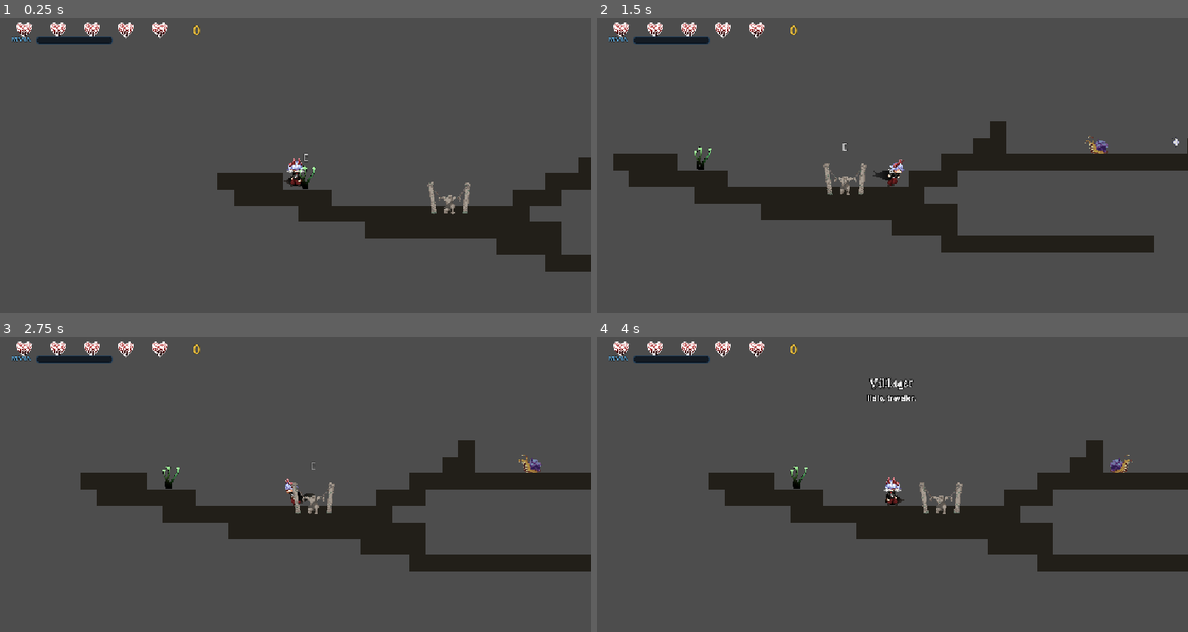
Above: before the commit, frames 1-4 (two rows, left to right).
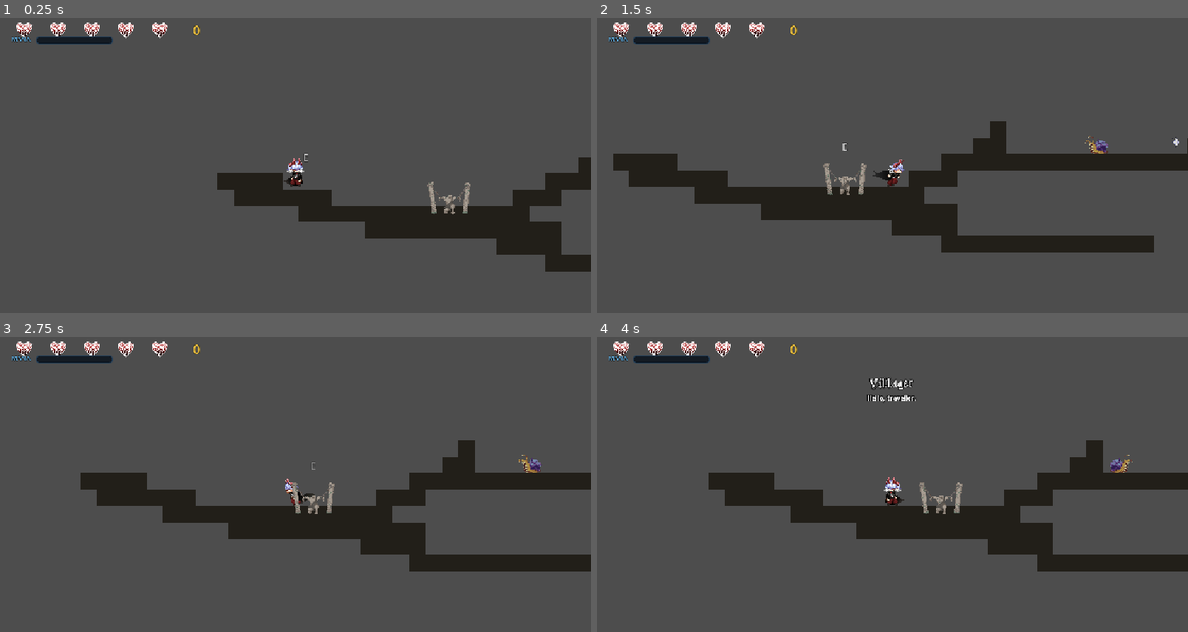
Above: after the commit, the same moments.

Repository: prayaashh/Gameeee
Game: Godot game, scene res://scenes/rooms/game.tscn
The game is run twice, just before and just after one commit, with the same random seed, the same clock (stepped at 60 frames per second) and the same inputs. This scene is started directly instead of the project's main scene.
Inputs:
- Up to frame 1 (0.25 s): no input
- Up to frame 2 (1.5 s): hold Space (attack) 0.53-1.28 s; hold Right (move_right) from 0.53 s (still down); tap Up (jump) at 0.77 s; tap D (dash) at 1.35 s
- Up to frame 3 (2.75 s): tap Up (jump) at 1.52 s; release Right (move_right) at 2.03 s; hold Left (move_left) from 2.03 s (still down); hold R (heal) from 2.03 s (still down)
- Up to frame 4 (4 s): keep holding Left (move_left); release R (heal) at 2.78 s; tap E (interact) at 2.85 s; tap Up (jump) at 3.02, 3.77 s; tap Q (switch_weapon) at 3.6 s

The runs differ from the first frame. In frame 1, less than 0.1% of the frame differs, in the area x 50-54%, y 50-58%; in frame 2, less than 0.1%; in frame 3, less than 0.1%; in frame 4, less than 0.1%, in the area x 32-36%, y 43-52%.

Commit message:
removed chrckpoint from game scene

Diff:
--- a/scenes/checkpoint.tscn
+++ b/scenes/checkpoint.tscn
@@ -1,7 +1,6 @@
 [gd_scene format=3 uid="uid://bcf0idj0eh6c1"]
 
 [ext_resource type="Script" uid="uid://cik5osvvmrlwx" path="res://scripts/checkpoint.gd" id="1_cp"]
-[ext_resource type="Texture2D" uid="uid://c5j31brbb2xos" path="res://assets/Sprites/Plant5_00000.png" id="2_plant"]
 
 [sub_resource type="RectangleShape2D" id="RectangleShape2D_zone"]
 size = Vector2(110, 64)
@@ -12,7 +11,6 @@
 [node name="Sprite2D" type="Sprite2D" parent="." unique_id=148383943]
 position = Vector2(0, -22)
 scale = Vector2(0.14, 0.1)
-texture = ExtResource("2_plant")
 
 [node name="InteractZone" type="Area2D" parent="." unique_id=1100344554]
 collision_layer = 0
--- a/scenes/rooms/overworld castle 1/castle_1_room_1.tscn
+++ b/scenes/rooms/overworld castle 1/castle_1_room_1.tscn
@@ -6,12 +6,12 @@
 [ext_resource type="Texture2D" uid="uid://lctt7yvlt8x0" path="res://assets/backgrounds/overworld_castle1/castle1bg(Layer 2) _0001.png" id="3_vtfd8"]
 [ext_resource type="Script" uid="uid://d4fq4r343lou5" path="res://scripts/misc/light_layer.gd" id="4_vcoy8"]
 [ext_resource type="Texture2D" uid="uid://xidp4nqrhrwy" path="res://assets/backgrounds/overworld_castle1/transitioncase.png" id="6_yaupk"]
-[ext_resource type="PackedScene" uid="uid://cm6p1ypj88car" path="res://scenes/npc/npc_dionysus.tscn" id="7_appve"]
 [ext_resource type="Texture2D" uid="uid://dr4akw6nokm46" path="res://assets/tiles/castle1_hallway/castle_tiles.png" id="7_vcoy8"]
 [ext_resource type="Texture2D" uid="uid://vdyl7ayuu0ty" path="res://assets/tiles/castle1_hallway/dark_castle_tiles.png" id="9_jby48"]
 [ext_resource type="PackedScene" uid="uid://cxkv5rjnqm8yh" path="res://scenes/hazards/castle_floor_spike.tscn" id="10_yaupk"]
 [ext_resource type="PackedScene" path="res://scenes/hazards/skull_pillar.tscn" id="12_b4mew"]
-[ext_resource type="PackedScene" uid="uid://b1e7dwhljvda2" path="res://scenes/hazards/chandelier.tscn" id="12_urnec"]
+[ext_resource type="PackedScene" path="res://scenes/hazards/chandelier.tscn" id="12_urnec"]
+[ext_resource type="PackedScene" uid="uid://bcf0idj0eh6c1" path="res://scenes/checkpoint.tscn" id="13_b4mew"]
 
 [sub_resource type="Gradient" id="Gradient_xf1n4"]
 offsets = PackedFloat32Array(0, 0.72279793, 0.738342)
@@ -280,15 +280,14 @@
 format = 2
 layer_0/tile_data = PackedInt32Array(327682, 0, 0, 393218, 0, 1, 458754, 0, 2, 524290, 0, 3, 327683, 0, 0, 393219, 0, 1 …(5335 unchanged characters)…
 
-[node name="NPC" parent="." index="9" unique_id=1255174449 instance=ExtResource("7_appve")]
-position = Vector2(-574, 488)
-npc_name = "Dionysus"
-
-[node name="CastleFloorSpike" parent="." index="10" unique_id=123456789 instance=ExtResource("10_yaupk")]
+[node name="CastleFloorSpike" parent="." index="9" unique_id=123456789 instance=ExtResource("10_yaupk")]
 position = Vector2(1683, 616)
 
-[node name="Chandelier" parent="." index="11" unique_id=618324677 instance=ExtResource("12_urnec")]
+[node name="Chandelier" parent="." index="10" unique_id=618324677 instance=ExtResource("12_urnec")]
 position = Vector2(1429, 166)
 
-[node name="SkullPillar" parent="." index="12" unique_id=1041226798 instance=ExtResource("12_b4mew")]
+[node name="SkullPillar" parent="." index="11" unique_id=1041226798 instance=ExtResource("12_b4mew")]
 position = Vector2(2685, 520)
+
+[node name="Checkpoint" parent="." index="12" unique_id=1387972412 instance=ExtResource("13_b4mew")]
+position = Vector2(304, 502)
